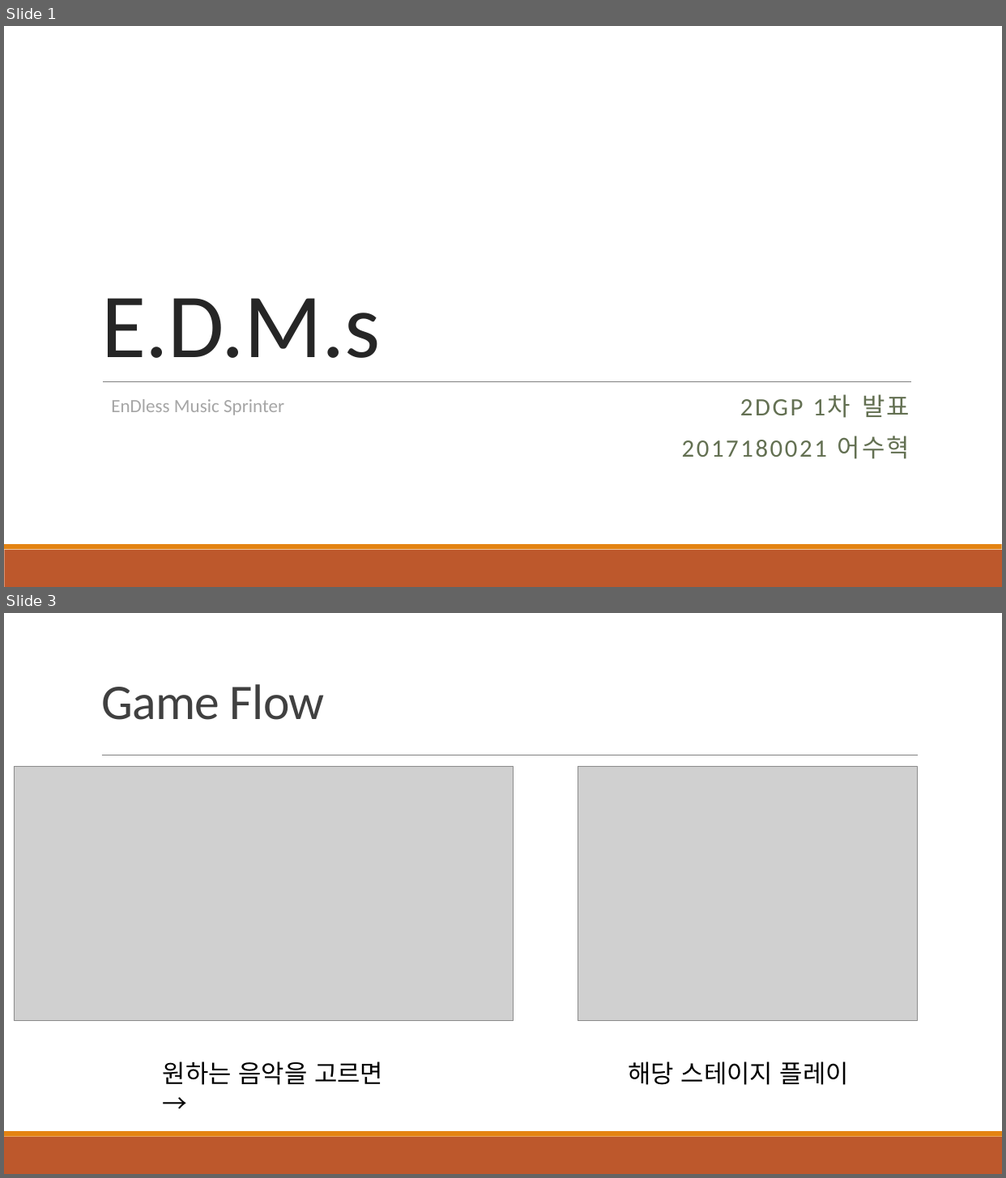
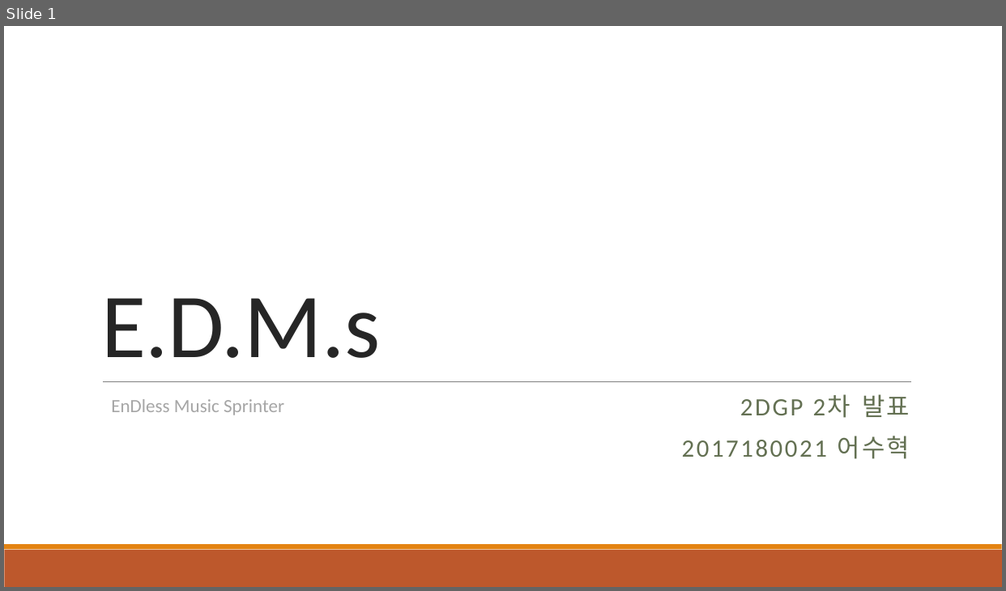
Before and after one commit to SH-Broar/Python---2DGP, a slide deck: Project/제출용/2차 발표.pptx. Shown one above the other, each under a label of ours: slides 1 and 3 before the commit, slide 1 after it; the slides between them are not shown. The pictures are 1006x1178 and 1006x591 pixels, drawn with LibreOffice and Linux fonts; fonts in the diff are those of the drawing; grey boxes stand for pictures. Boxes give left, top, right and bottom in pixels: in the first picture for what was removed or moved away, otherwise in the second. Text is boxed around its words. In the diff, an @@ line names an element or a change of style, - is before the commit and + after.

```diff
--- a/Project/제출용/2차 발표.pptx
+++ b/Project/제출용/2차 발표.pptx
@@ slide 3 removed at (x1=4, y1=613, x2=1002, y2=1174), background #FFFFFF; not listed: 2 template elements that a slide beside it also shows @@
@@ title removed at (x1=101, y1=684, x2=325, y2=720) @@
-Game Flow
@@ line removed from (102, 756) to (918, 756) @@
@@ picture removed at (x1=15, y1=766, x2=513, y2=1022) @@
@@ picture removed at (x1=578, y1=766, x2=918, y2=1022) @@
@@ text removed at (x1=163, y1=1062, x2=383, y2=1085) @@
-원하는 음악을 고르면 →
@@ text removed at (x1=629, y1=1062, x2=849, y2=1085) @@
-해당 스테이지 플레이
@@ slide 1 changed as well @@
@@ subtitle at (x1=740, y1=395, x2=910, y2=418): text changed @@
-2DGP 1차 발표
+2DGP 2차 발표
```
Also in this commit, not shown: 3 other slides changed, 2 slides added, 3 other slides removed, 2 other files.
